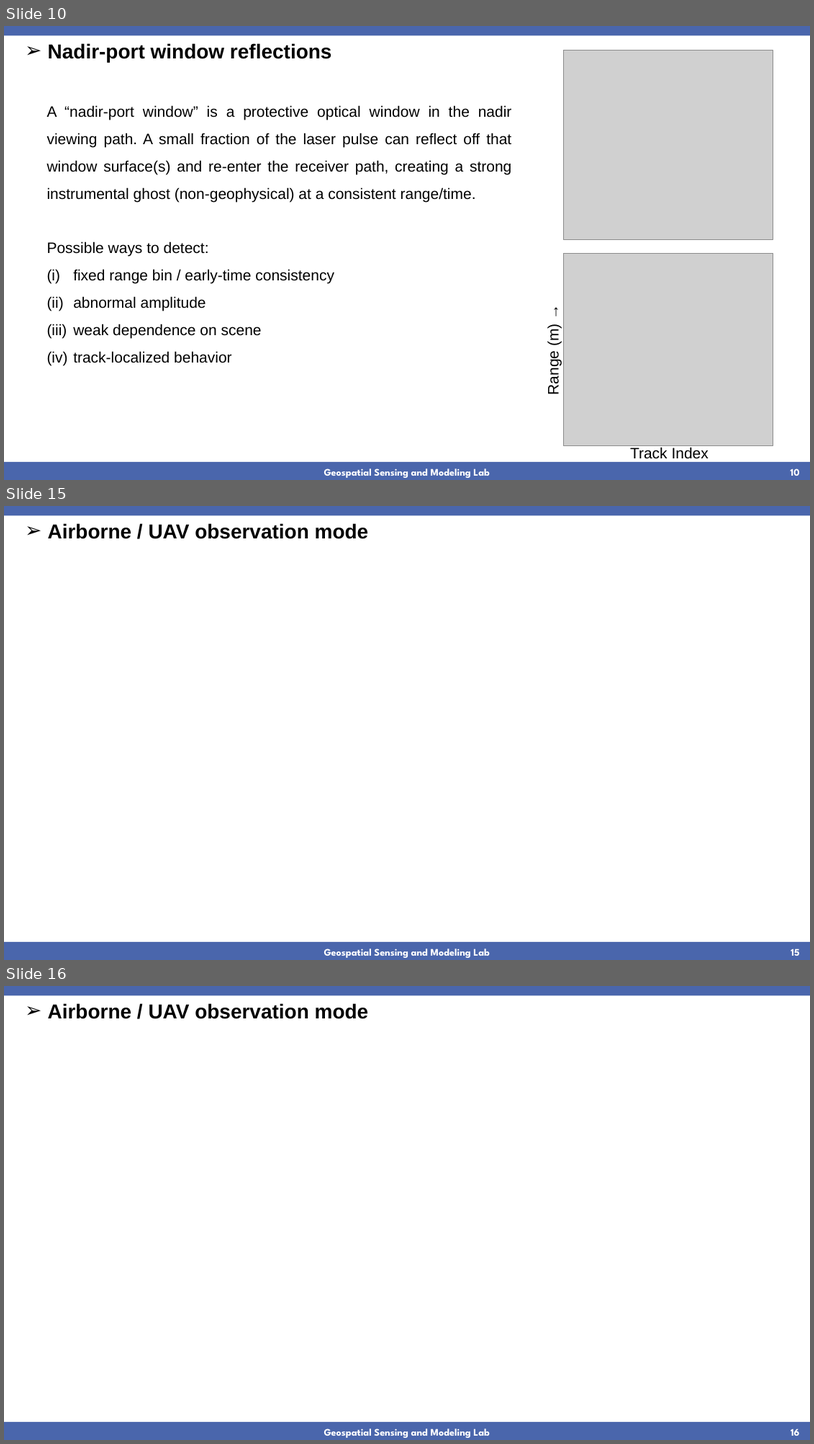
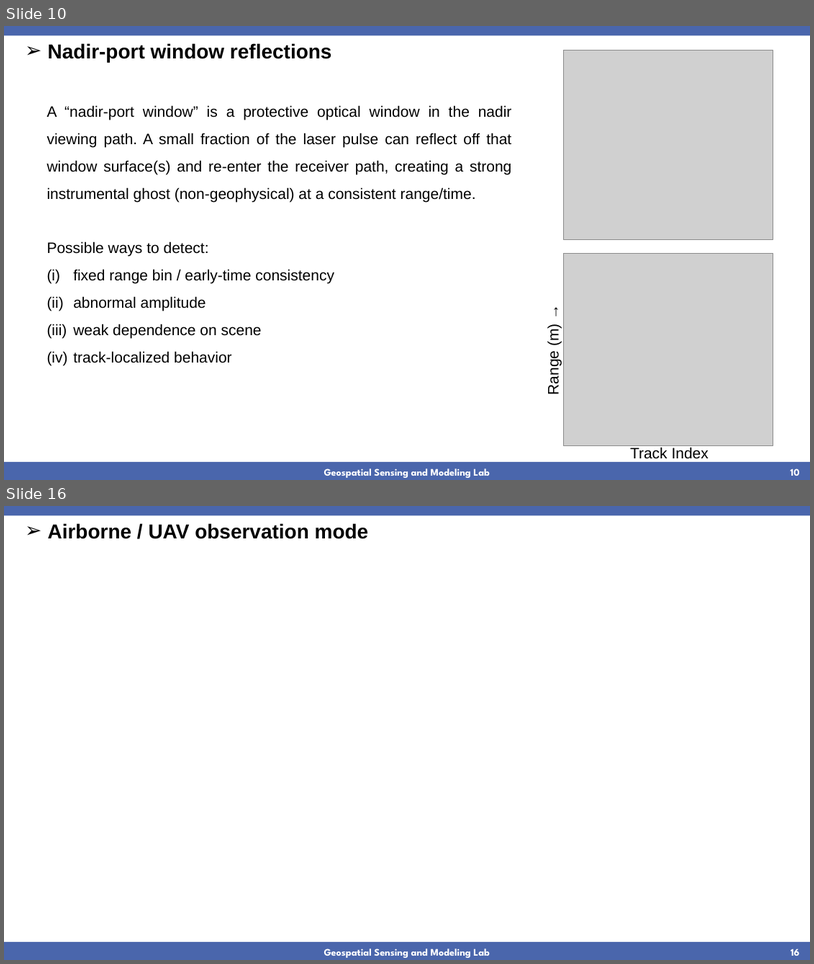
Before and after one commit to jgzhong99/CASALS, a slide deck: CASALS.pptx. Shown one above the other, each under a label of ours: slides 10, 15 and 16 before the commit, slides 10 and 16 after it; the slides between them are not shown. The pictures are 814x1444 and 814x964 pixels, drawn with LibreOffice and Linux fonts; fonts in the diff are those of the drawing; grey boxes stand for pictures; background and template pictures are left out. Boxes give left, top, right and bottom in pixels: in the first picture for what was removed or moved away, otherwise in the second. Text is boxed around its words. In the diff, an @@ line names an element or a change of style, - is before the commit and + after.

```diff
--- a/CASALS.pptx
+++ b/CASALS.pptx
@@ slide 15 removed at (x1=4, y1=506, x2=810, y2=960), background #FFFFFF; not listed: 4 template elements that a slide beside it also shows @@
@@ text removed at (x1=48, y1=523, x2=369, y2=539) @@
-➢ Airborne / UAV observation mode
```
Also in this commit, not shown: 5 slides added, 4 other slides removed, 15 other files.
